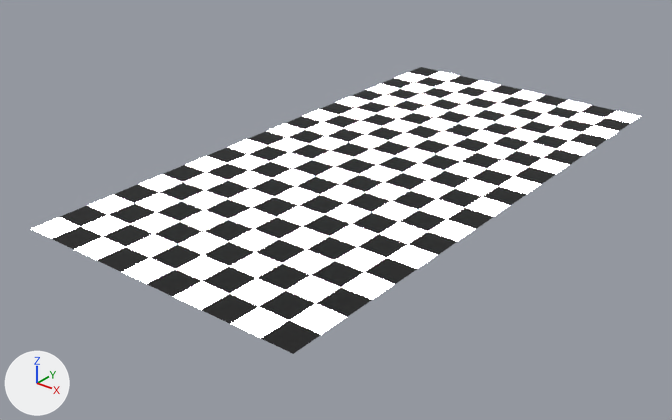
The Blender file Assets/Meshes/background.blend: old version first, new version second.
Both versions are drawn from a 50 mm camera at (21.8, -13.2, 12.2) aimed at (4.3, 8.6, -1.3). Lighting does not change. The marker at lower left points along +X, +Y and +Z.

The first picture shows 'block'.
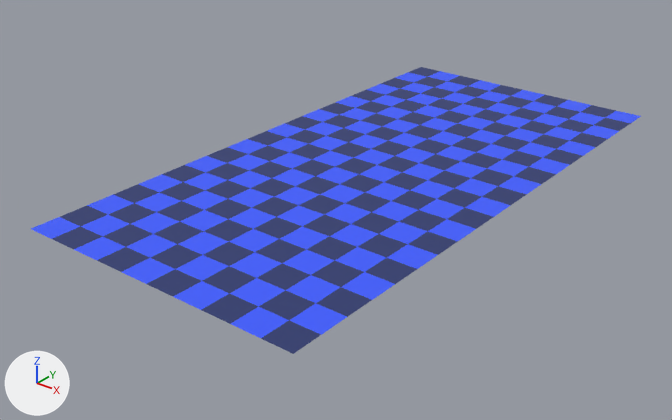
Location of each change, [x1, y1, x2, y2] in pixels of the pictures (672 x 420 px):
part 1 of me_plane, recoloured (white to blue)
    both: [31, 71, 641, 338]
part 2 of me_plane, recoloured (black to blue)
    both: [53, 67, 631, 354]

The change, as a diff of the scene's bpy script:
```diff
--- a/Assets/Meshes/background.blend.py
+++ b/Assets/Meshes/background.blend.py
@@ mat_material_light @@
+mat_material_light = bpy.data.materials.new('Material.Light')
+# nodes: BsdfPrincipled, OutputMaterial, RGB
+# colours: blue #2e49d4
@@ mat_material_dark @@
+mat_material_dark = bpy.data.materials.new('Material.Dark')
+# nodes: BsdfPrincipled, OutputMaterial, RGB
+# colours: dark blue #1a244f
@@ me_plane @@
 me_plane.from_pydata(...)  # 500 vertices, 200 faces; spans x 0.0..10.0, y 0.0..20.0, z 0.0
 # used by ob_block; location = (0.0, 0.0, 0.0)
+# me_plane part 1: all 100 faces that had it switch from mat_material_white (white #e7e7e7) to mat_material_light
+# me_plane part 2: all 100 faces that had it switch from mat_material_black (black #000000) to mat_material_dark
```
